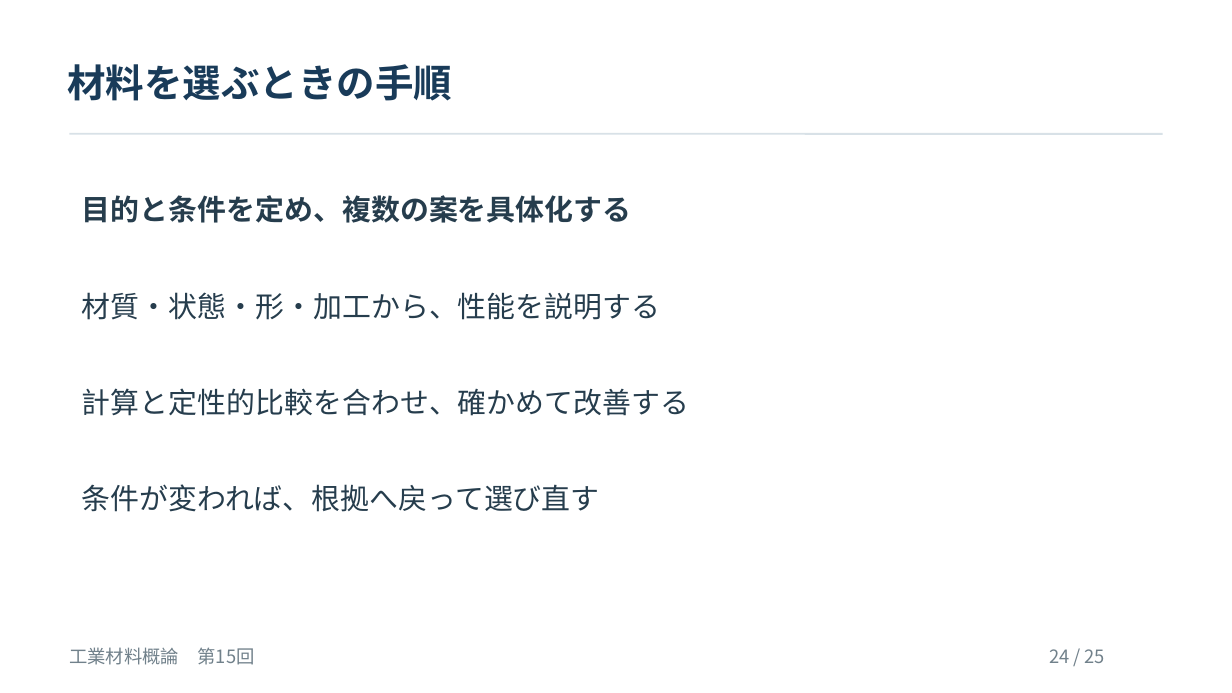
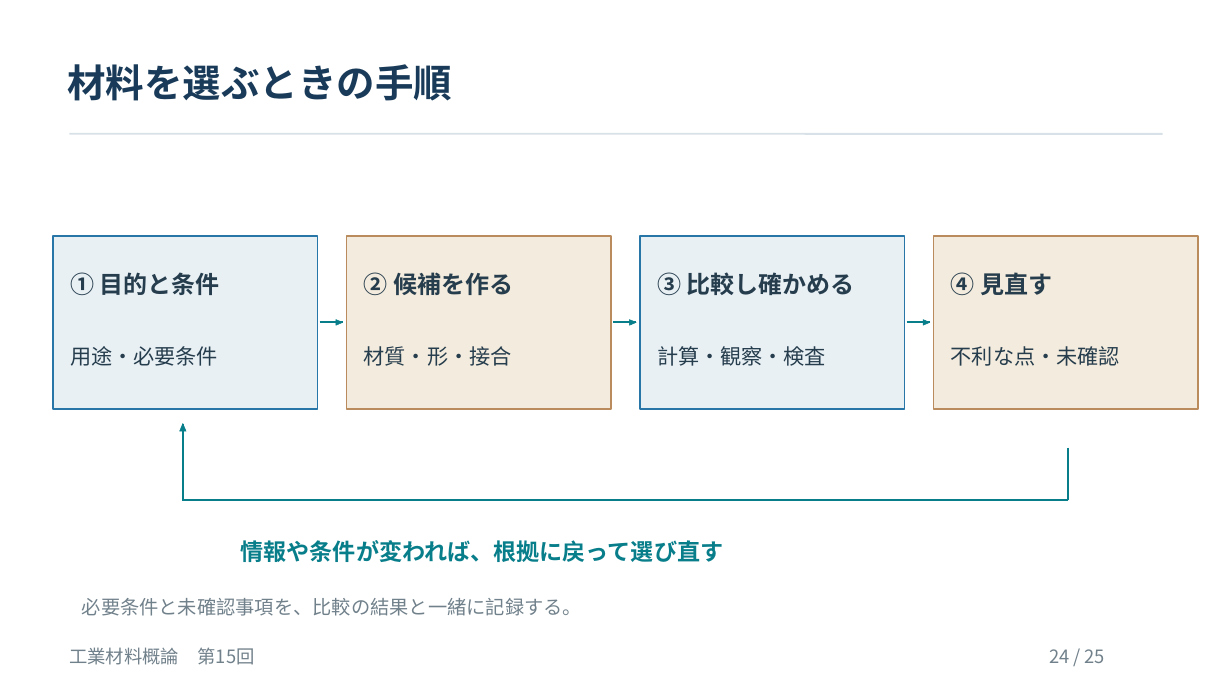
Before and after one commit to zooc-14calbp/industrial-materials-course, a slide deck: slide 24 of 学生用/第15回/15_授業スライド.pptx. Drawn at 1232x693 pixels with LibreOffice and Linux fonts; fonts in the diff are those of the drawing. Boxes give left, top, right and bottom in pixels: in the first picture for what was removed or moved away, otherwise in the second. Text is boxed around its words. In the diff, an @@ line names an element or a change of style, - is before the commit and + after.

```diff
--- a/学生用/第15回/15_授業スライド.pptx
+++ b/学生用/第15回/15_授業スライド.pptx
@@ text removed at (82, 195, 632, 223) @@
-目的と条件を定め、複数の案を具体化する
@@ rectangle added at (53, 236, 317, 409), fill #E8F0F4, outline #2876A8 1.28 pt @@
@@ rectangle added at (347, 236, 611, 409), fill #F3EBDD, outline #B98B5D 1.28 pt @@
@@ rectangle added at (640, 236, 905, 409), fill #E8F0F4, outline #2876A8 1.28 pt @@
@@ rectangle added at (933, 236, 1198, 409), fill #F3EBDD, outline #B98B5D 1.28 pt @@
@@ text added at (70, 272, 220, 295), 18.8 pt, text #263D4D, bold @@
+① 目的と条件
@@ text removed at (82, 292, 661, 320) @@
-材質・状態・形・加工から、性能を説明する
@@ text added at (364, 272, 513, 295), 18.8 pt, text #263D4D, bold @@
+② 候補を作る
@@ text added at (657, 272, 855, 295), 18.8 pt, text #263D4D, bold @@
+③ 比較し確かめる
@@ text added at (951, 272, 1052, 295), 18.8 pt, text #263D4D, bold @@
+④ 見直す
@@ freeform shape added at (320, 323, 343, 323), outline #087E8B 1.5 pt @@
@@ freeform shape added at (336, 320, 343, 325), fill #087E8B, outline #087E8B 0.38 pt @@
@@ freeform shape added at (614, 323, 637, 323), outline #087E8B 1.5 pt @@
@@ freeform shape added at (629, 320, 636, 325), fill #087E8B, outline #087E8B 0.38 pt @@
@@ freeform shape added at (907, 323, 930, 323), outline #087E8B 1.5 pt @@
@@ freeform shape added at (923, 320, 930, 325), fill #087E8B, outline #087E8B 0.38 pt @@
@@ text added at (70, 346, 218, 366), 16.5 pt, text #263D4D @@
+用途・必要条件
@@ text added at (364, 346, 512, 366), 16.5 pt, text #263D4D @@
+材質・形・接合
@@ text added at (657, 346, 826, 366), 16.5 pt, text #263D4D @@
+計算・観察・検査
@@ text added at (951, 346, 1120, 366), 16.5 pt, text #263D4D @@
+不利な点・未確認
@@ text removed at (82, 388, 690, 416) @@
-計算と定性的比較を合わせ、確かめて改善する
@@ freeform shape added at (179, 423, 186, 431), fill #087E8B, outline #087E8B 0.38 pt @@
@@ freeform shape added at (183, 423, 184, 500), outline #087E8B 1.5 pt @@
@@ freeform shape added at (1068, 447, 1069, 500), outline #087E8B 1.5 pt @@
@@ freeform shape added at (183, 501, 1068, 502), outline #087E8B 1.5 pt @@
@@ text at (241, 540, 724, 562): text changed; size 22.5 to 18 pt; text colour #263D4D to #087E8B; bold on @@
-条件が変われば、根拠へ戻って選び直す
+情報や条件が変われば、根拠に戻って選び直す
@@ text added at (82, 598, 582, 616), 15 pt, text #71818B @@
+必要条件と未確認事項を、比較の結果と一緒に記録する。
```
Also in this commit, not shown: 1 other slide changed, 10 other files.
